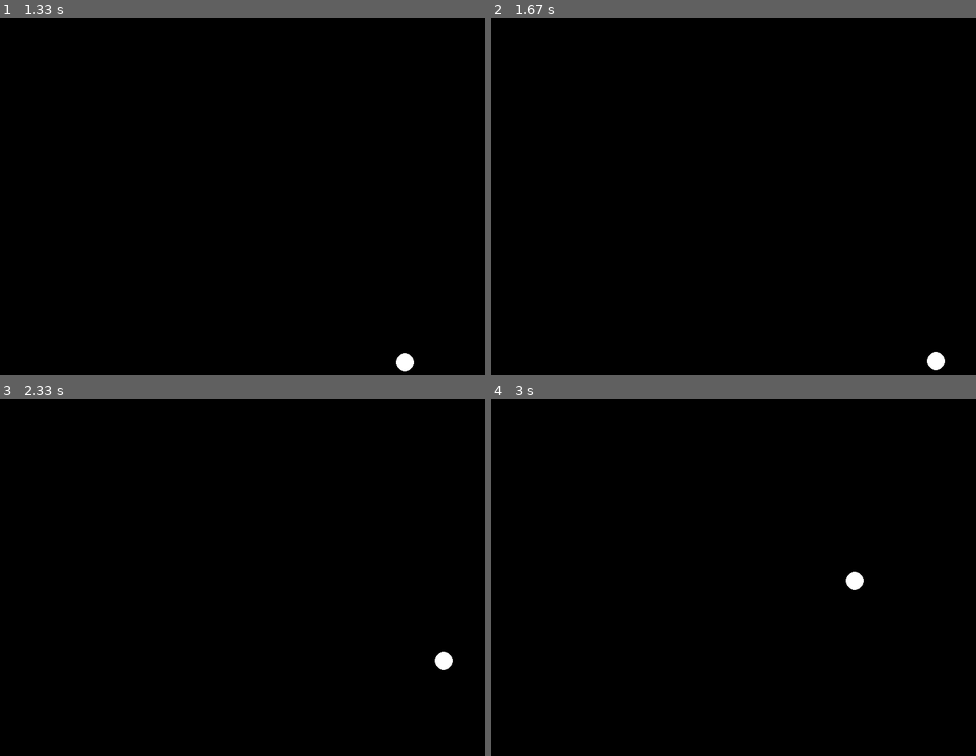
Above: before the commit, frames 1-4 (two rows, left to right).
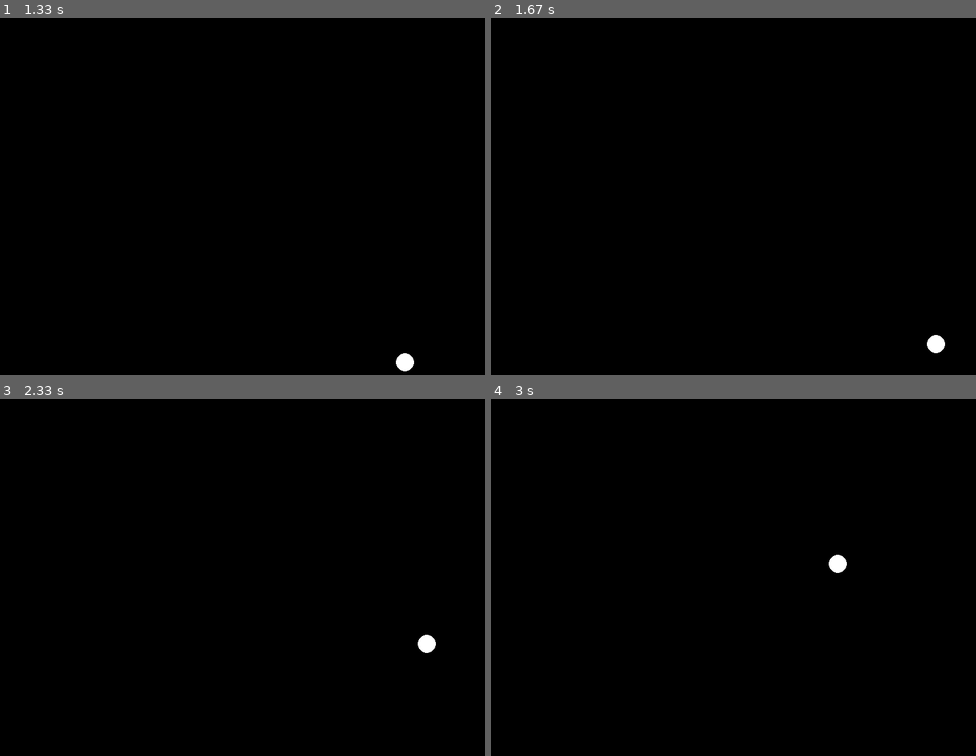
Above: after the commit, the same moments.

Repository: Lanthanum89/PythonTidbits
Game: pygame game, started from PyGame/ping_pong.py
Same seed, same stepped clock (60 frames per second), same inputs: the game is played once before the commit and once after it.
Inputs:
- Up to frame 1 (1.33 s): no input
- Up to frame 2 (1.67 s): no input
- Up to frame 3 (2.33 s): no input
- Up to frame 4 (3 s): no input

Frame 1 is identical in both runs. In frame 2, 0.3% of the frame differs, in the area x 89-94%, y 88-99%; in frame 3, 0.3%, in the area x 86-94%, y 66-76%; in frame 4, 0.3%.

Commit message:
Update PyGame/ping_pong.py
Co-authored-by: sourcery-ai[bot] <58596630+sourcery-ai[bot]@users.noreply.github.com>

Diff:
--- a/PyGame/ping_pong.py
+++ b/PyGame/ping_pong.py
@@ -6,18 +6,21 @@
 running = True
 ball_pos = [400, 300]
 ball_speed = [2, 2]
+ball_radius = 15
+screen_width = 800
+screen_height = 600
 while running:
     for event in pygame.event.get():
         if event.type == pygame.QUIT:
             running = False
     ball_pos[0] += ball_speed[0]
     ball_pos[1] += ball_speed[1]
-    if ball_pos[0] <= 0 or ball_pos[0] >= 800:
+    if ball_pos[0] <= ball_radius or ball_pos[0] >= screen_width - ball_radius:
         ball_speed[0] = -ball_speed[0]
-    if ball_pos[1] <= 0 or ball_pos[1] >= 600:
+    if ball_pos[1] <= ball_radius or ball_pos[1] >= screen_height - ball_radius:
         ball_speed[1] = -ball_speed[1]
     screen.fill((0, 0, 0))
-    pygame.draw.circle(screen, (255, 255, 255), ball_pos, 15)
+    pygame.draw.circle(screen, (255, 255, 255), ball_pos, ball_radius)
     pygame.display.flip()
     pygame.time.delay(10)
 pygame.quit()
